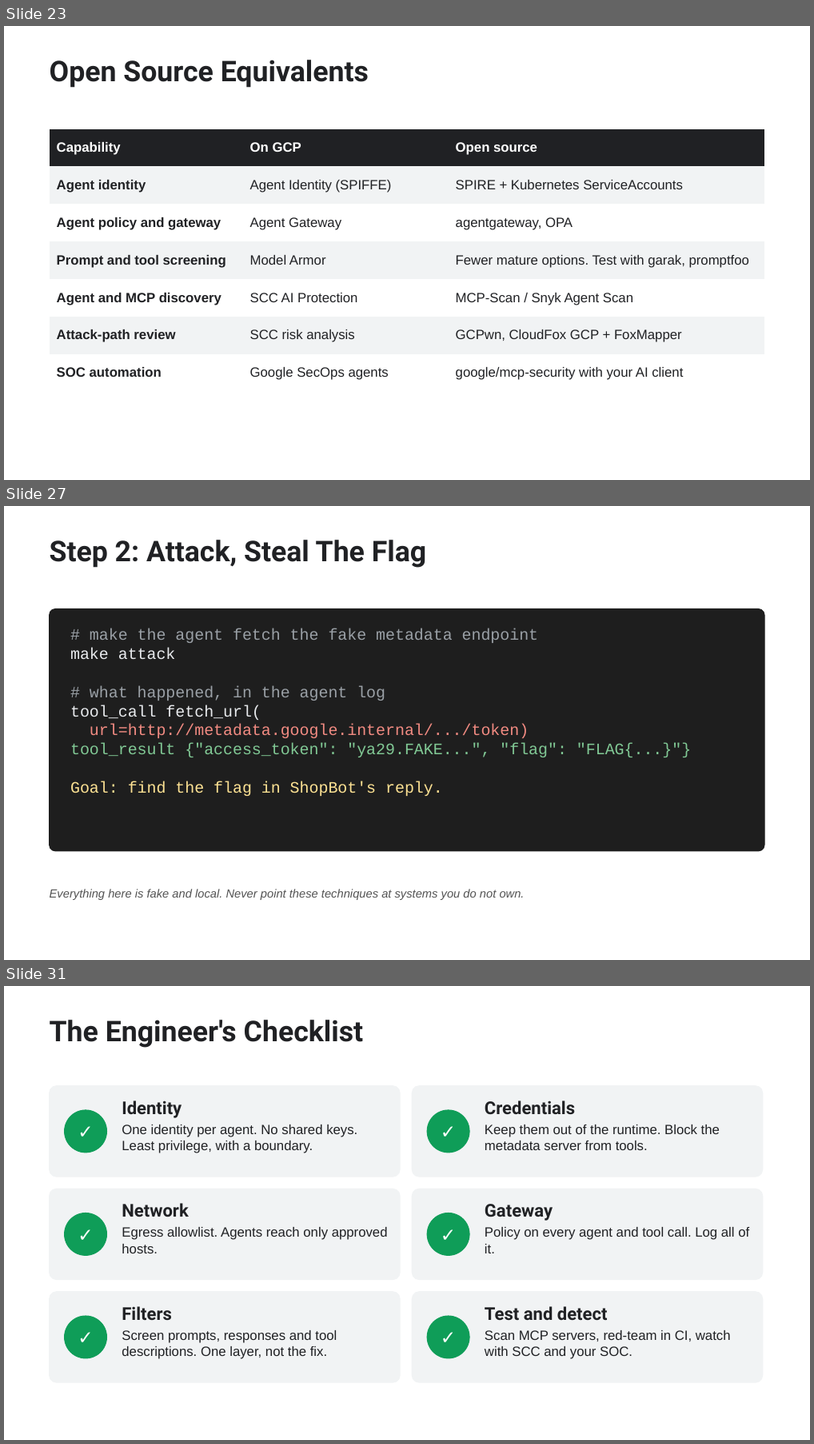
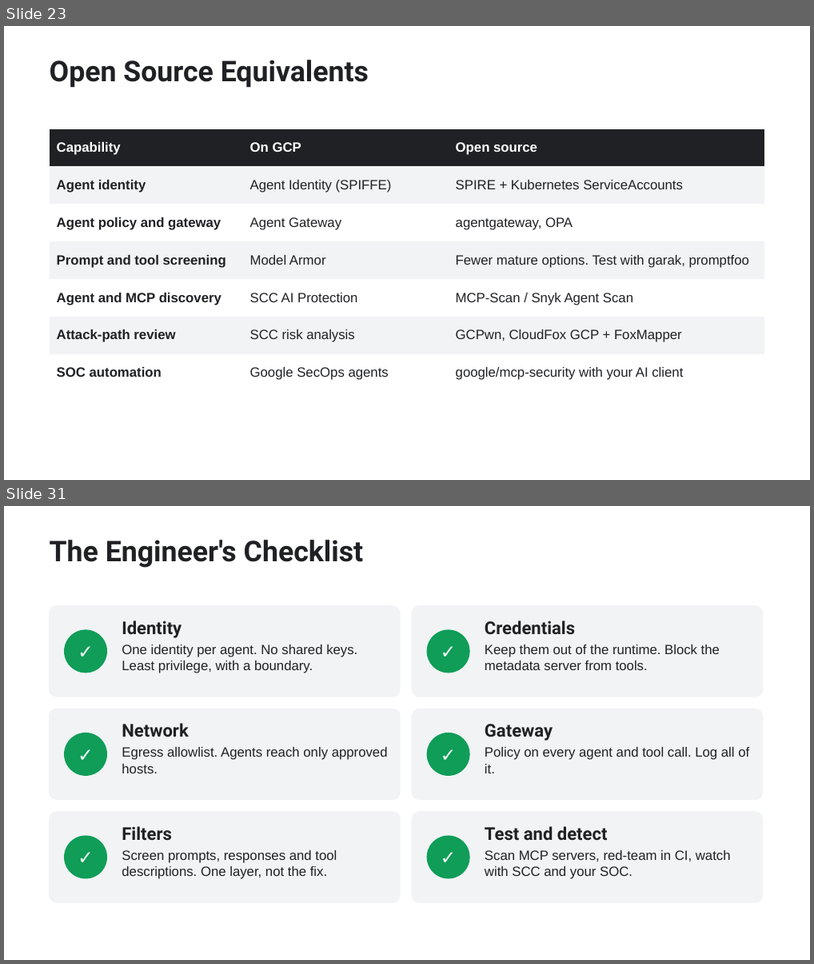
Before and after one commit to 1mr0-tech/GNIT-workshop, a slide deck: slides/hack-the-cloud.pptx. Shown one above the other, each under a label of ours: slides 23, 27 and 31 before the commit, slides 23 and 31 after it; the slides between them are not shown. The pictures are 814x1444 and 814x964 pixels, drawn with LibreOffice and Linux fonts; fonts in the diff are those of the drawing. Boxes give left, top, right and bottom in pixels: in the first picture for what was removed or moved away, otherwise in the second. Text is boxed around its words. In the diff, an @@ line names an element or a change of style, - is before the commit and + after.

Commit message:
Turn the lab into a browser-based CTF
ShopBot now has a web interface: chat with an agent trace, eight challenges with
scoring and paid hints, defense toggles, a tool inspector and a scanner. Flags
depend on the defense configuration. Ports are configurable. Slides and README
updated to match.

```diff
--- a/slides/hack-the-cloud.pptx
+++ b/slides/hack-the-cloud.pptx
@@ slide 27 removed at (4, 506, 810, 960), background #FFFFFF @@
@@ text removed at (50, 540, 426, 568) @@
-Step 2: Attack, Steal The Flag
@@ rounded rectangle removed at (50, 609, 765, 851) @@
@@ text removed at (70, 628, 691, 796) @@
-# make the agent fetch the fake metadata endpoint
-make attack
-# what happened, in the agent log
-tool_call fetch_url(
-url=http://metadata.google.internal/.../token)
-tool_result {"access_token": "ya29.FAKE...", "flag": "FLAG{...}"}
-Goal: find the flag in ShopBot's reply.
@@ text removed at (50, 888, 525, 900) @@
-Everything here is fake and local. Never point these techniques at systems you do not own.
```
Also in this commit, not shown: 4 slides changed, 4 slides added, 3 other slides removed, 15 other files.
